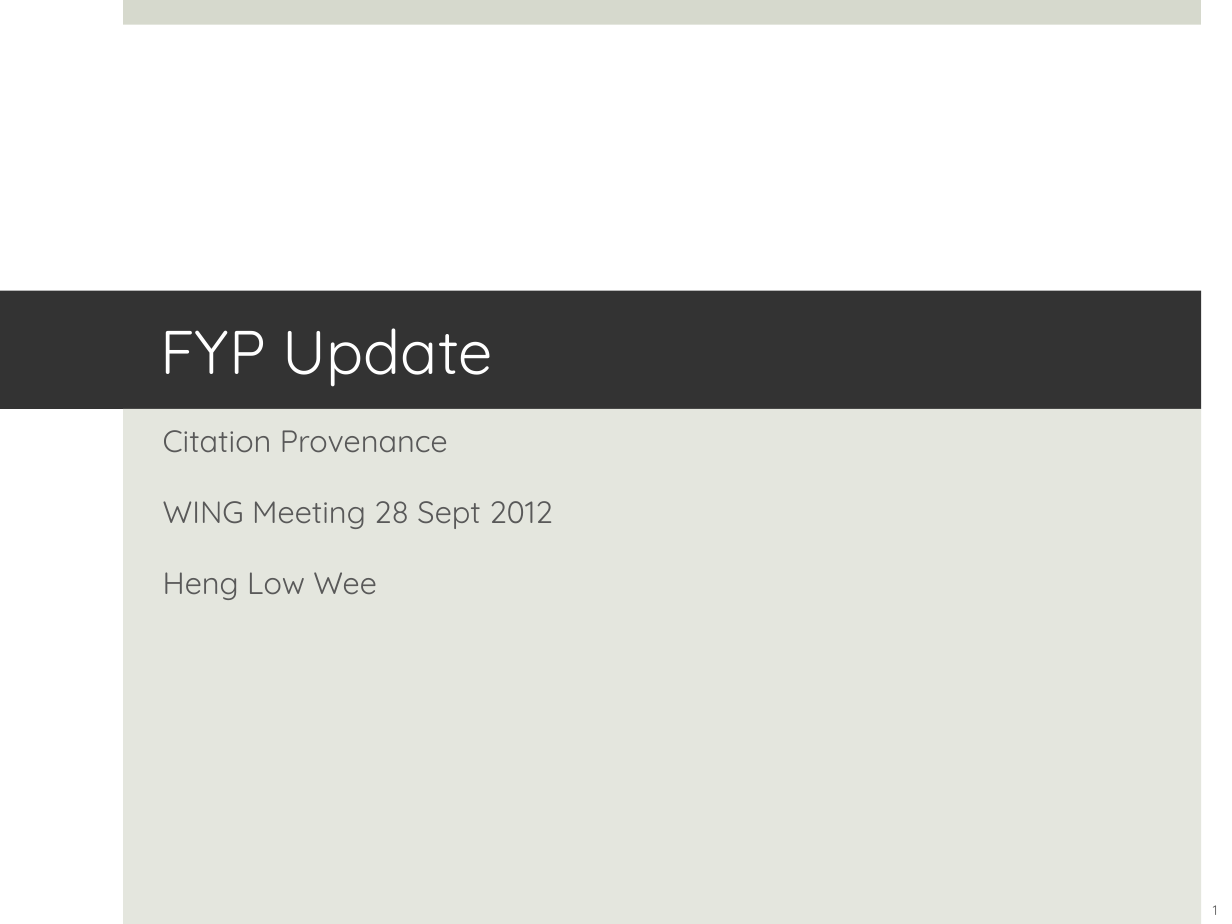
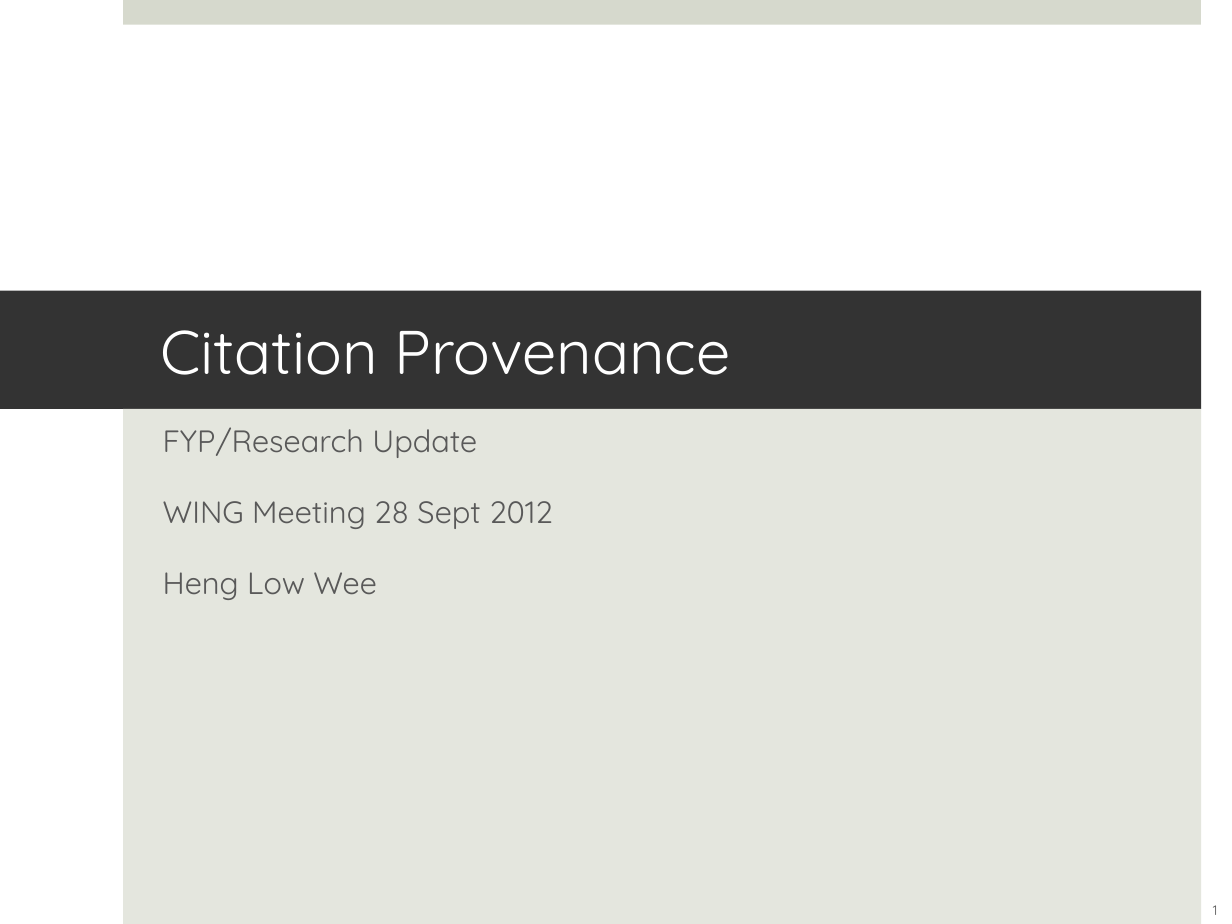
Before and after one commit to lwheng/fyp, a slide deck: slide 1 of presentation/fypupdate-2012-09-28.ppt. Drawn at 1232x924 pixels with LibreOffice and Linux fonts; fonts in the diff are those of the drawing. Boxes give left, top, right and bottom in pixels: in the first picture for what was removed or moved away, otherwise in the second. Text is boxed around its words. In the diff, an @@ line names an element or a change of style, - is before the commit and + after.

Commit message:
presentation done

```diff
--- a/presentation/fypupdate-2012-09-28.ppt
+++ b/presentation/fypupdate-2012-09-28.ppt
@@ title at bbox=[160, 330, 731, 375]: text changed @@
-FYP Update
+Citation Provenance
@@ subtitle at bbox=[163, 427, 477, 458]: text changed @@
-Citation Provenance
+FYP/Research Update
```
Also in this commit, not shown: 1 other file.
